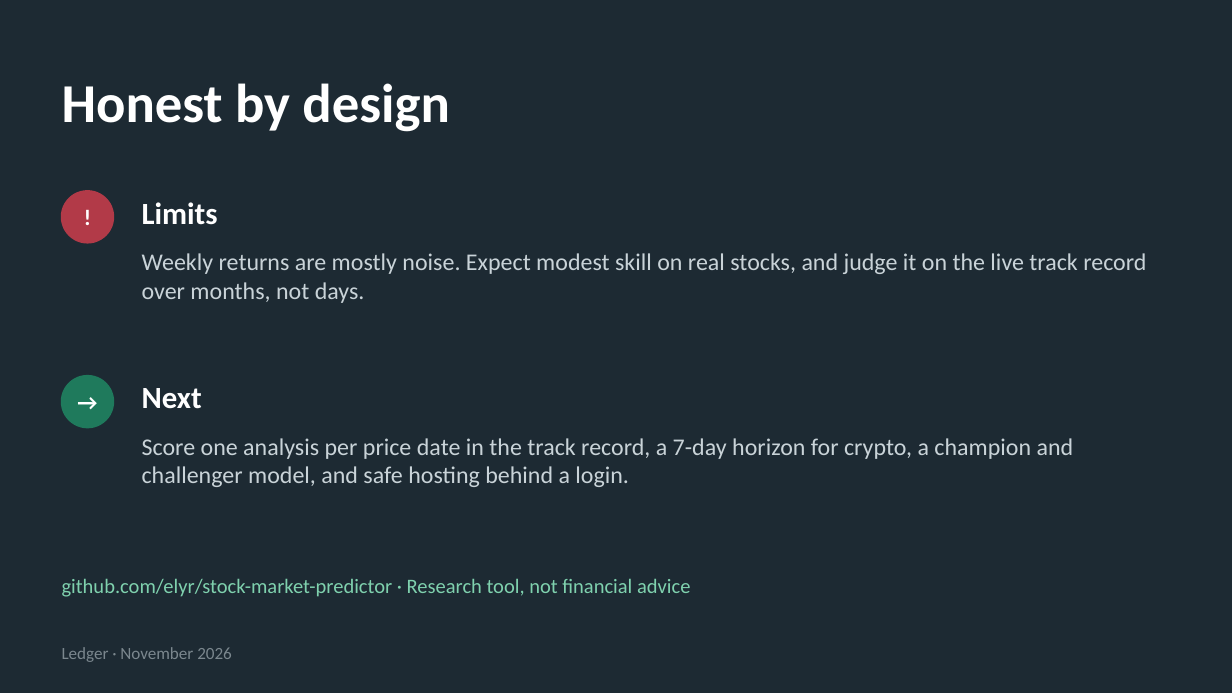
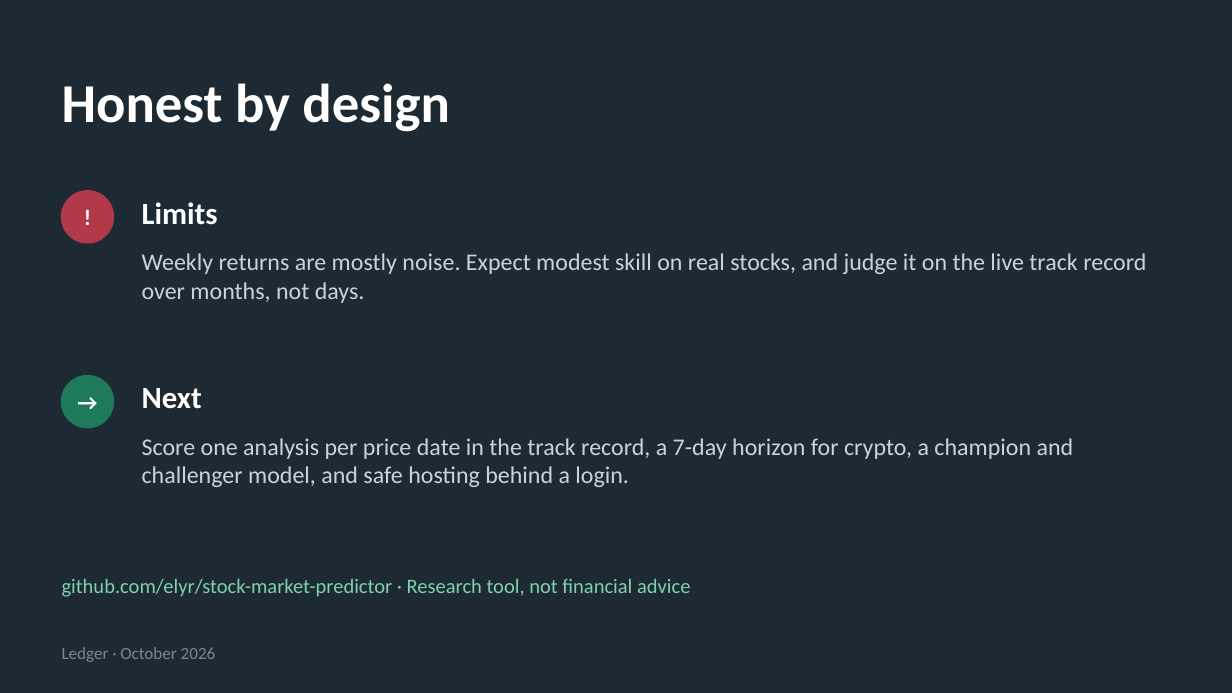
Before and after one commit to elyr/stock-market-predictor, a slide deck: slide 12 of docs/presentation/Ledger.pptx. Drawn at 1232x693 pixels with LibreOffice and Linux fonts; fonts in the diff are those of the drawing. Boxes give left, top, right and bottom in pixels: in the first picture for what was removed or moved away, otherwise in the second. Text is boxed around its words. In the diff, an @@ line names an element or a change of style, - is before the commit and + after.

```diff
--- a/docs/presentation/Ledger.pptx
+++ b/docs/presentation/Ledger.pptx
@@ text at [62, 647, 216, 662]: text changed @@
-Ledger · November 2026
+Ledger · October 2026
```
Also in this commit, not shown: 4 other slides changed, 22 other files.
